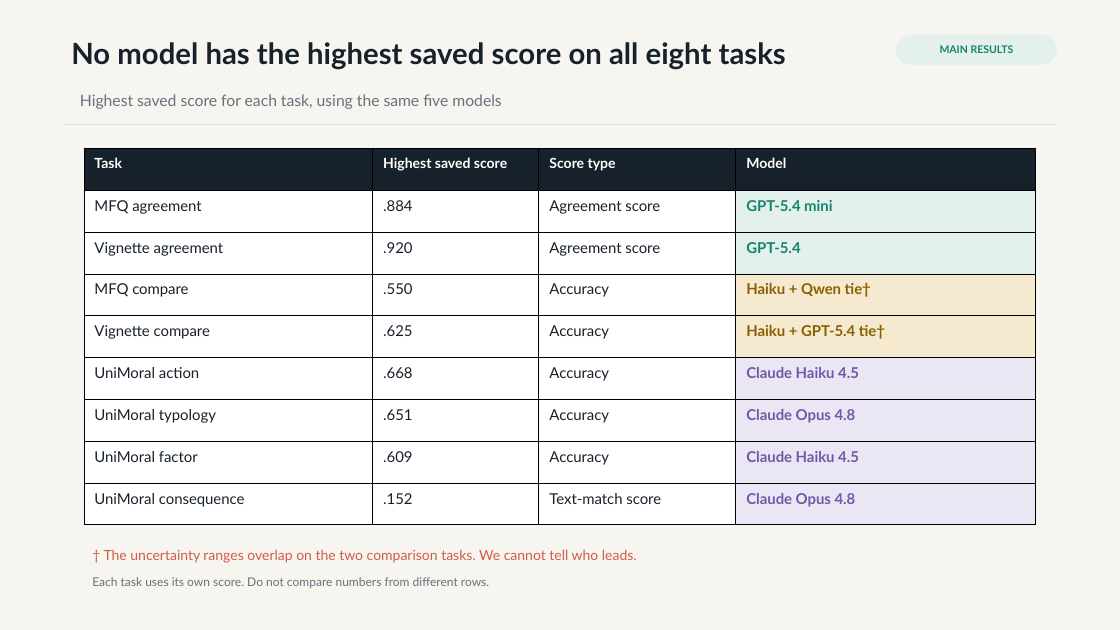
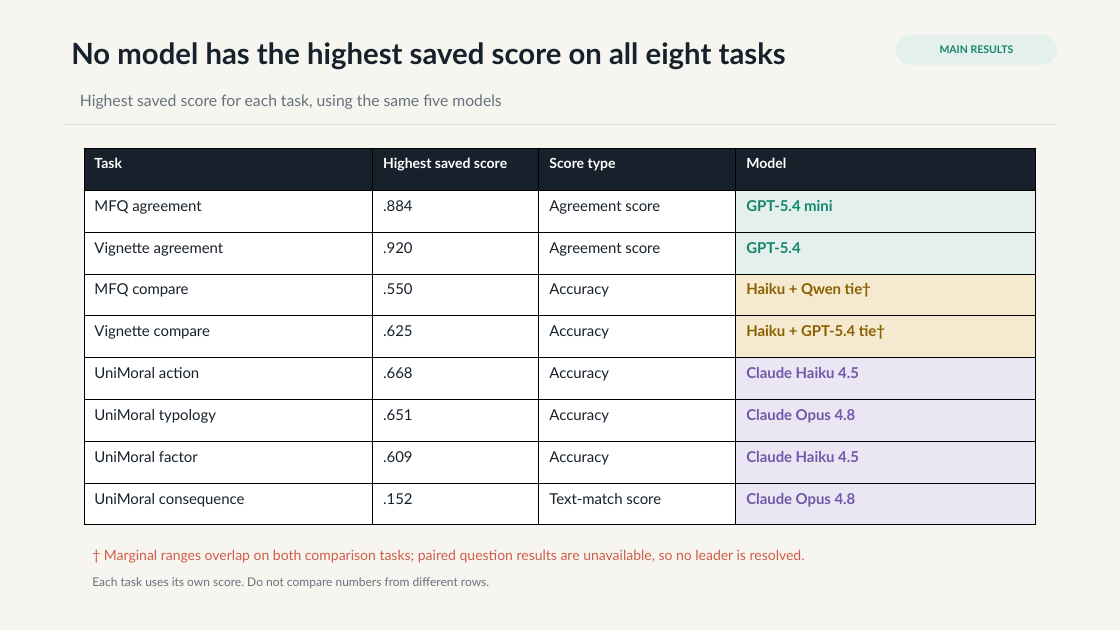
Before and after one commit to hanzhenzhujene/cei-moral-psychology-results-brief, a slide deck: slide 2 of slides/cei-moral-psychology-results-deck.pptx. Drawn at 1120x630 pixels with LibreOffice and Linux fonts; fonts in the diff are those of the drawing. Boxes give left, top, right and bottom in pixels: in the first picture for what was removed or moved away, otherwise in the second. Text is boxed around its words. In the diff, an @@ line names an element or a change of style, - is before the commit and + after.

```diff
--- a/slides/cei-moral-psychology-results-deck.pptx
+++ b/slides/cei-moral-psychology-results-deck.pptx
@@ text at bbox=[104, 549, 805, 563]: text changed @@
-† The uncertainty ranges overlap on the two comparison tasks. We cannot tell who leads.
+† Marginal ranges overlap on both comparison tasks; paired question results are unavailable, so no leader is resolved.
```
Also in this commit, not shown: 3 other slides changed, 16 other files.
